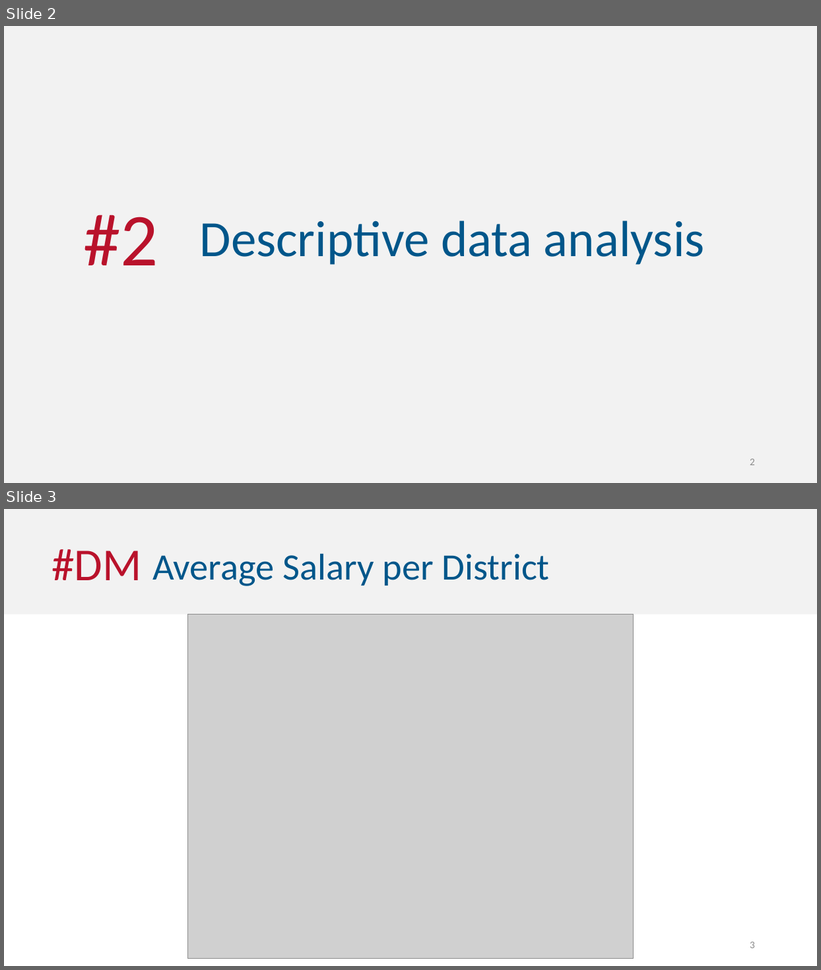
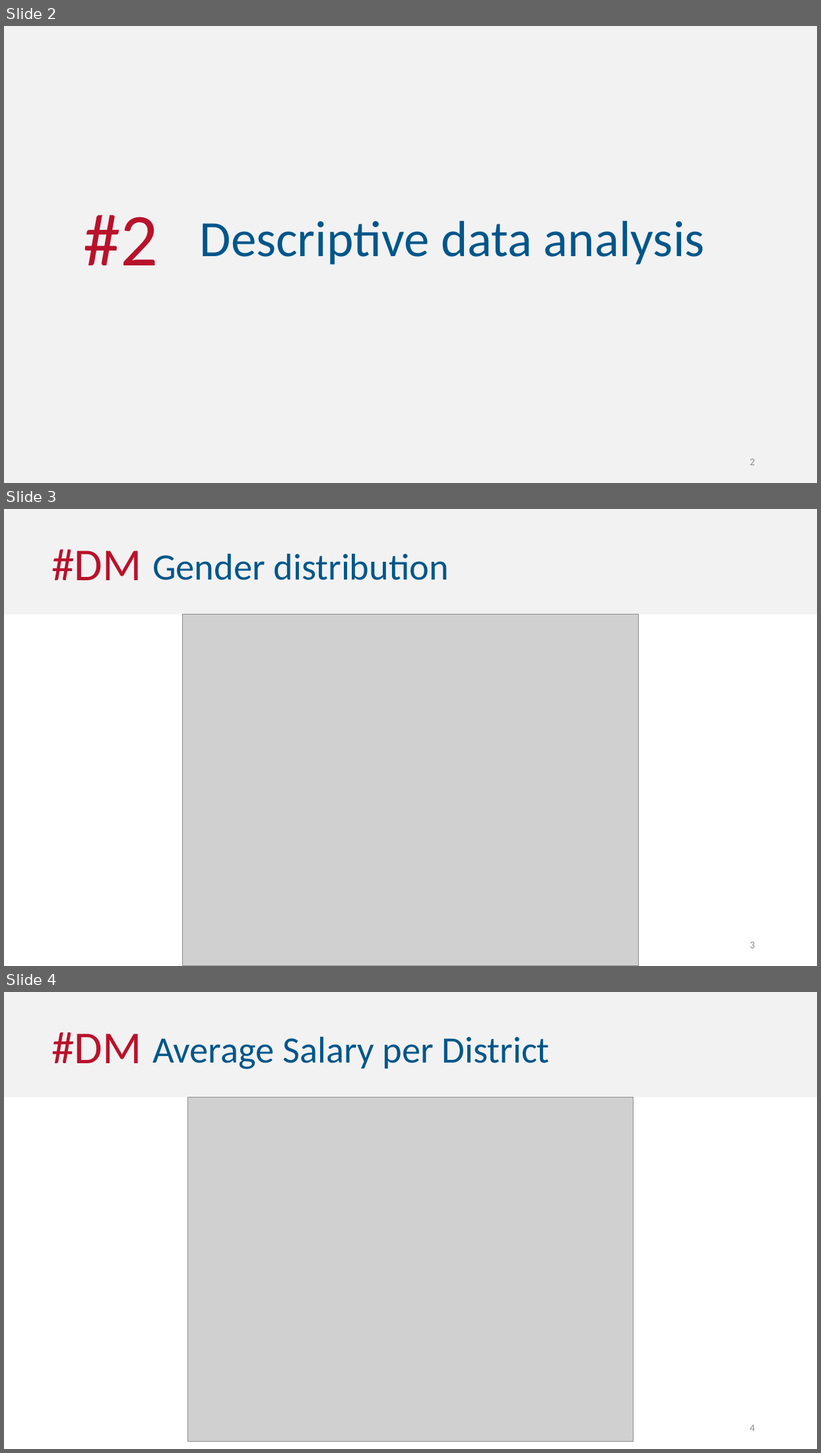
Before and after one commit to mfvfontes/2016_ECAC_G02, a slide deck: presentation/presentation.pptx. Shown one above the other, each under a label of ours: slides 2 and 3 before the commit, slides 2, 3 and 4 after it. The pictures are 821x970 and 821x1453 pixels, drawn with LibreOffice and Linux fonts; fonts in the diff are those of the drawing; grey boxes stand for pictures. Boxes give left, top, right and bottom in pixels: in the first picture for what was removed or moved away, otherwise in the second. Text is boxed around its words. In the diff, an @@ line names an element or a change of style, - is before the commit and + after.

```diff
--- a/presentation/presentation.pptx
+++ b/presentation/presentation.pptx
@@ slide 3 added at (4,509,817,966), background #FFFFFF @@
@@ rectangle added at (4,509,817,615), fill #F2F2F2 @@
@@ text added at (52,549,141,580), 54 pt, text #B9122B @@
+#DM
@@ text added at (152,553,449,580), 44 pt, text #00568A @@
+Gender distribution
@@ picture added at (183,615,638,966) @@
@@ page number added at (750,942,755,949), 12 pt, text #8C8C8C @@
+3
@@ what was slide 3 is now slide 4 @@
@@ page number at (750,1425,755,1432): text changed @@
-3
+4
```
Also in this commit, not shown: 1 other slide added.
